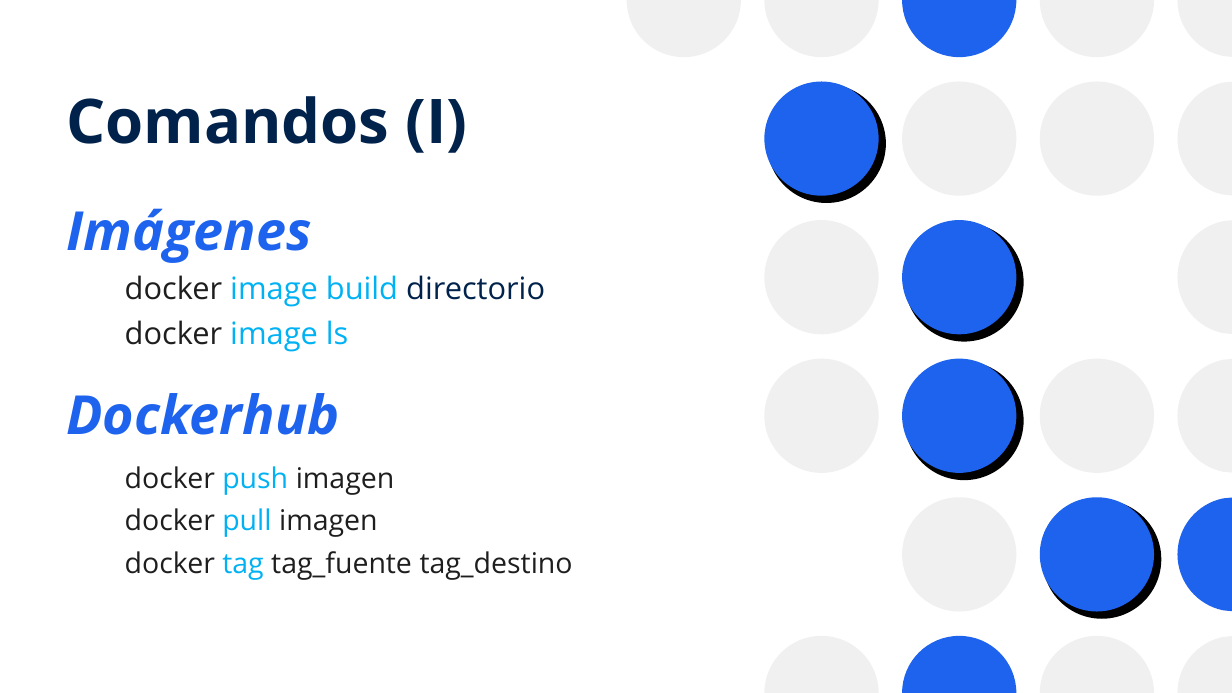
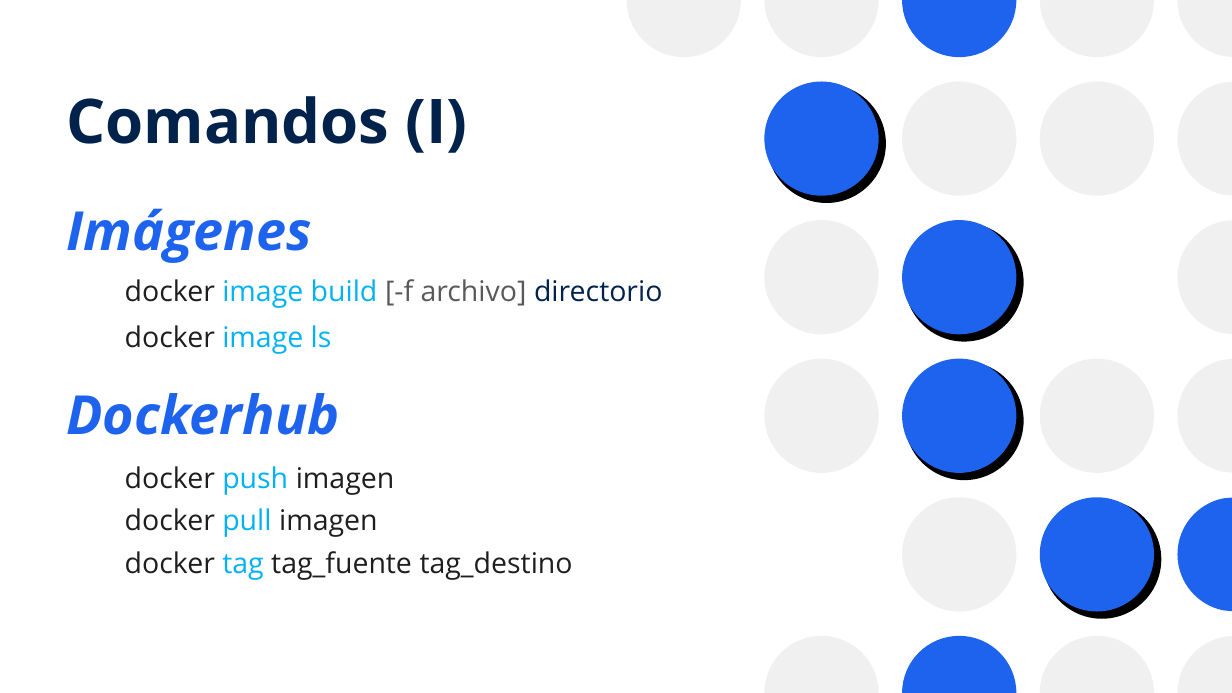
Before and after one commit to josanri/docker-workshop, a slide deck: slide 22 of Introducción a Docker.pptx. Drawn at 1232x693 pixels with LibreOffice and Linux fonts; fonts in the diff are those of the drawing. Boxes give left, top, right and bottom in pixels: in the first picture for what was removed or moved away, otherwise in the second. Text is boxed around its words. In the diff, an @@ line names an element or a change of style, - is before the commit and + after.

```diff
--- a/Introducción a Docker.pptx
+++ b/Introducción a Docker.pptx
@@ text at (125,279,662,308): text changed; size 24 to 22.2 pt; text colour #00B2F3 to #595959 @@
-docker image build directorio
+docker image build [-f archivo] directorio
@@ text at (125,325,332,354): size 24 to 22.2 pt in "docker image ls"; line spacing 0.9 to 1 @@
```
Also in this commit, not shown: 16 other slides changed, 2 slides added, 1 slide removed, 1 other file.
